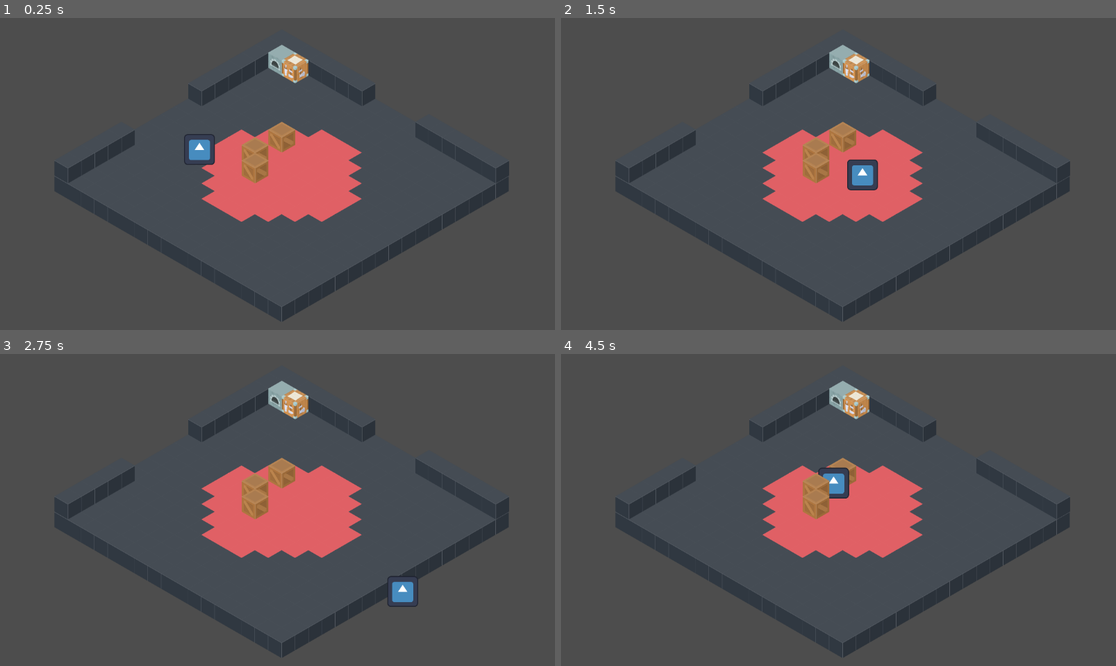
Above: before the commit, frames 1-4 (two rows, left to right).
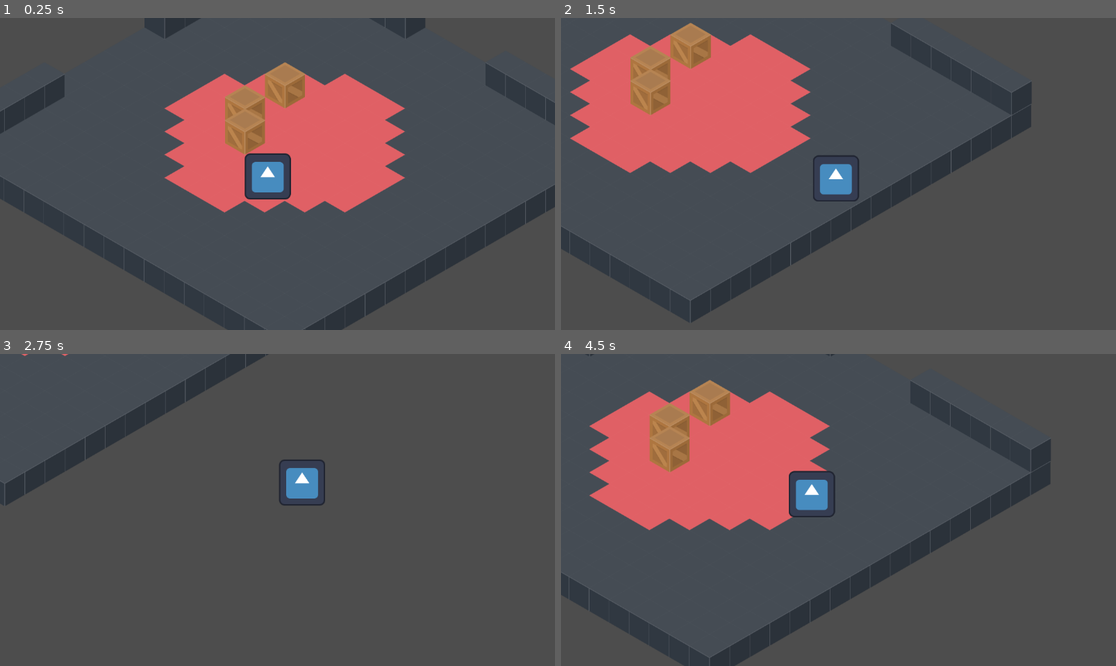
Above: after the commit, the same moments.

Repository: VoidPep/StampExorcists
Game: Godot game, scene res://scenes/tiles/tile_map.tscn
Two runs of this game, one before a commit and one after it. Both use one fixed random seed, a clock stepped at 60 frames per second and the inputs below. The project has no main scene, so this scene is started directly. The engine's default icon, where the game draws it, is replaced by a stand-in: a white triangle on a blue panel in a dark square.
Inputs:
- Up to frame 1 (0.25 s): no input
- Up to frame 2 (1.5 s): hold Right (ui_right) 0.53-1.28 s; hold Space 0.53-1.28 s; hold Down (ui_down) from 1.28 s (still down); tap Space at 1.35 s
- Up to frame 3 (2.75 s): tap Space at 1.52, 1.82 s; release Down (ui_down) at 2.03 s; hold Right (ui_right) from 2.03 s (still down); hold Space from 2.03 s (still down)
- Up to frame 4 (4.5 s): release Right (ui_right) at 2.78 s; release Space at 2.78 s; hold Up (ui_up) 2.78-3.53 s; tap Space at 2.85, 3.02, 3.32, 4.35 s; hold Space 3.53-4.28 s; hold Left (ui_left) from 3.53 s (still down)

The runs differ from the first frame. In frame 1, 24% of the frame differs, in the area x 0-100%, y 0-100%; in frame 2, 32%, in the area x 0-92%, y 1-98%; in frame 3, 17%; in frame 4, 31%.

Commit message:
add camera shake

Diff:
--- /dev/null
+++ b/scenes/player/camera_2D.tscn
@@ -0,0 +1,7 @@
+[gd_scene format=3 uid="uid://c7ulna0tu1fx"]
+
+[ext_resource type="Script" uid="uid://171fdstkxvcv" path="res://scripts/camera_2d.gd" id="1_t3q8t"]
+
+[node name="Camera2D" type="Camera2D" unique_id=610344045]
+zoom = Vector2(0.5, 0.5)
+script = ExtResource("1_t3q8t")
--- a/scenes/tiles/tile_map.tscn
+++ b/scenes/tiles/tile_map.tscn
@@ -2,8 +2,22 @@
 
 [ext_resource type="TileSet" uid="uid://8nxyjkfydhux" path="res://scenes/tiles/tile_set.tres" id="1_beh8d"]
 [ext_resource type="PackedScene" uid="uid://b2ync4ygwbf4t" path="res://scenes/player/player.tscn" id="2_beh8d"]
+[ext_resource type="PackedScene" uid="uid://c7ulna0tu1fx" path="res://scenes/player/camera_2D.tscn" id="2_s7nh2"]
 
 [node name="Node2D" type="Node2D" unique_id=1234038209]
+
+[node name="Camera2D" parent="." unique_id=610344045 node_paths=PackedStringArray("target") instance=ExtResource("2_s7nh2")]
+position = Vector2(205, -167)
+zoom = Vector2(0.75, 0.75)
+position_smoothing_enabled = true
+position_smoothing_speed = 6.0
+drag_horizontal_enabled = true
+drag_vertical_enabled = true
+drag_left_margin = 0.03
+drag_top_margin = 0.03
+drag_right_margin = 0.03
+drag_bottom_margin = 0.03
+target = NodePath("../y_sort_layer/CharacterBody2D")
 
 [node name="TileMap" type="Node2D" parent="." unique_id=1653408405]
 
@@ -11,10 +25,6 @@
 z_index = -10
 tile_map_data = PackedByteArray("AAAAAP7/AAAGAAAAAAAAAP//AAAGAAAAAAABAAEAAAAHAAIAAAACAAEAAAAHAAIAAAACAAAAAAAHAAIAAAACAP …(4544 unchanged characters)…
 tile_set = ExtResource("1_beh8d")
-
-[node name="Camera2D" type="Camera2D" parent="." unique_id=797592730]
-position = Vector2(205, -167)
-zoom = Vector2(0.5, 0.5)
 
 [node name="y_sort_layer" type="Node2D" parent="." unique_id=1380398732]
 y_sort_enabled = true
@@ -26,4 +36,4 @@
 tile_set = ExtResource("1_beh8d")
 
 [node name="CharacterBody2D" parent="y_sort_layer" unique_id=1791341929 instance=ExtResource("2_beh8d")]
-position = Vector2(-119, -211)
+position = Vector2(175, -10)
--- /dev/null
+++ b/scripts/camera_2d.gd
@@ -0,0 +1,46 @@
+extends Camera2D
+
+@export var target: Node2D
+@export var look_ahead_distance := 80.0
+@export var look_ahead_speed := 8.0
+@export var smoothing_speed := 14.0
+
+@export var shake_strength := 0.0
+@export var shake_decay := 5.0
+
+var look_offset := Vector2.ZERO
+
+func _process(delta):
+	if not target:
+		return
+
+	var velocity = target.get("velocity")
+
+	normalize_offset(velocity, delta)
+
+	if Input.is_key_pressed(KEY_SPACE):
+		shake_strength = 10
+
+	shake_camera(delta)
+
+	var desired_position = target.global_position + look_offset
+	global_position = global_position.lerp(desired_position, delta * smoothing_speed)
+
+func normalize_offset(velocity, delta):
+	if velocity.length() > 10:
+		var desired_offset = velocity.normalized() * look_ahead_distance
+		look_offset = look_offset.lerp(desired_offset, delta * look_ahead_speed)
+		return
+
+	look_offset = look_offset.lerp(Vector2.ZERO, delta * look_ahead_speed)
+
+func shake_camera(delta):
+	if shake_strength < 0:
+		offset = Vector2.ZERO
+		return
+
+	shake_strength = lerp(shake_strength, 0.0, delta * shake_decay)
+	offset = Vector2(
+		randf_range(-shake_strength, shake_strength),
+		randf_range(-shake_strength, shake_strength)
+	)
Not shown, added: scripts/camera_2d.gd.uid
